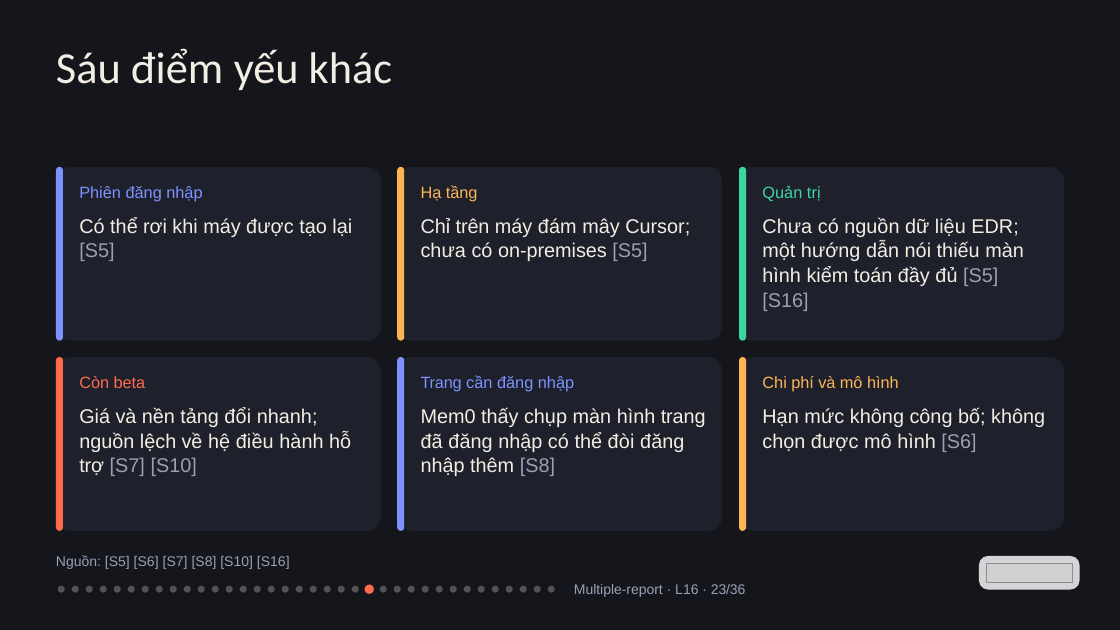
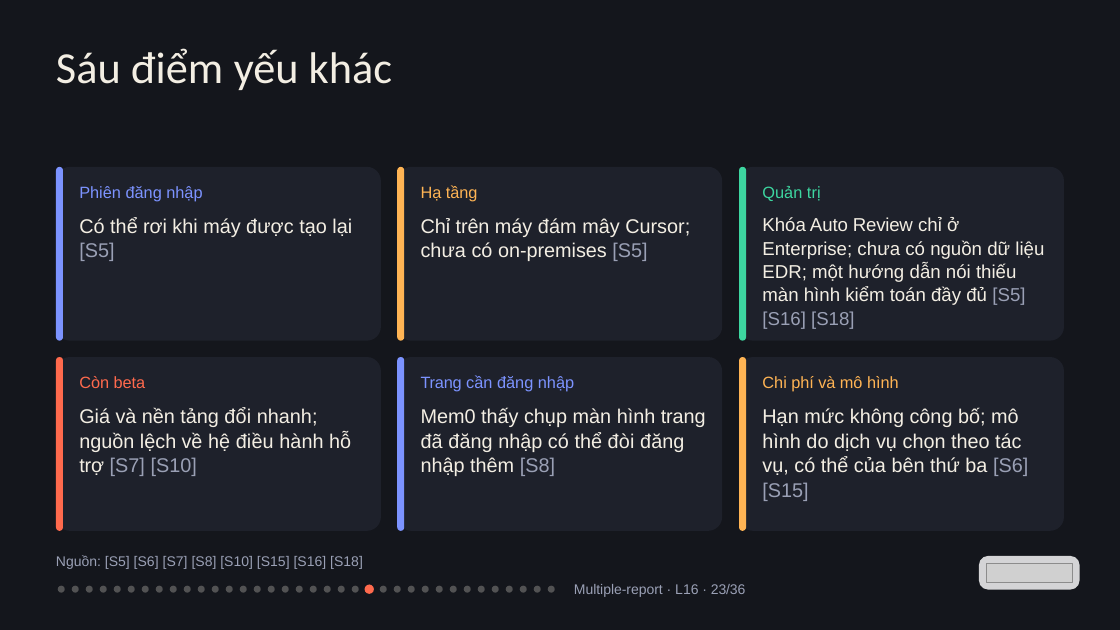
Before and after one commit to vohoailinh90/Multiple-report, a slide deck: slide 23 of lessons/L16/L16.pptx. Drawn at 1120x630 pixels with LibreOffice and Linux fonts; fonts in the diff are those of the drawing; grey boxes stand for pictures. Boxes give left, top, right and bottom in pixels: in the first picture for what was removed or moved away, otherwise in the second. Text is boxed around its words. In the diff, an @@ line names an element or a change of style, - is before the commit and + after.

```diff
--- a/lessons/L16/L16.pptx
+++ b/lessons/L16/L16.pptx
@@ text at [762, 217, 1044, 329]: text changed; size 25.5 to 24 pt @@
-Chưa có nguồn dữ liệu EDR; một hướng dẫn nói thiếu màn hình kiểm toán đầy đủ [S5] [S16]
+Khóa Auto Review chỉ ở Enterprise; chưa có nguồn dữ liệu EDR; một hướng dẫn nói thiếu màn hình kiểm toán đầy đủ [S5] [S16] [S18]
@@ text at [762, 407, 1028, 501]: text changed @@
-Hạn mức không công bố; không chọn được mô hình [S6]
+Hạn mức không công bố; mô hình do dịch vụ chọn theo tác vụ, có thể của bên thứ ba [S6] [S15]
@@ text at [56, 555, 363, 569]: text changed @@
-Nguồn: [S5] [S6] [S7] [S8] [S10] [S16]
+Nguồn: [S5] [S6] [S7] [S8] [S10] [S15] [S16] [S18]
```
Also in this commit, not shown: 16 other slides changed, 1 other file.
